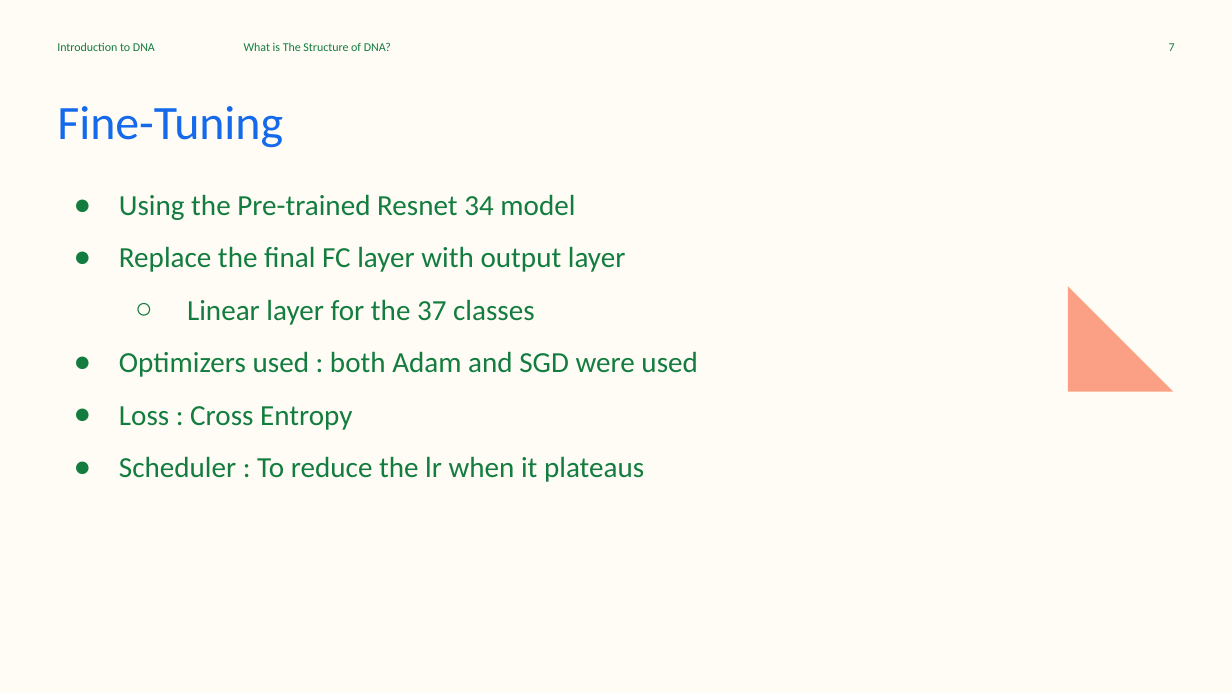
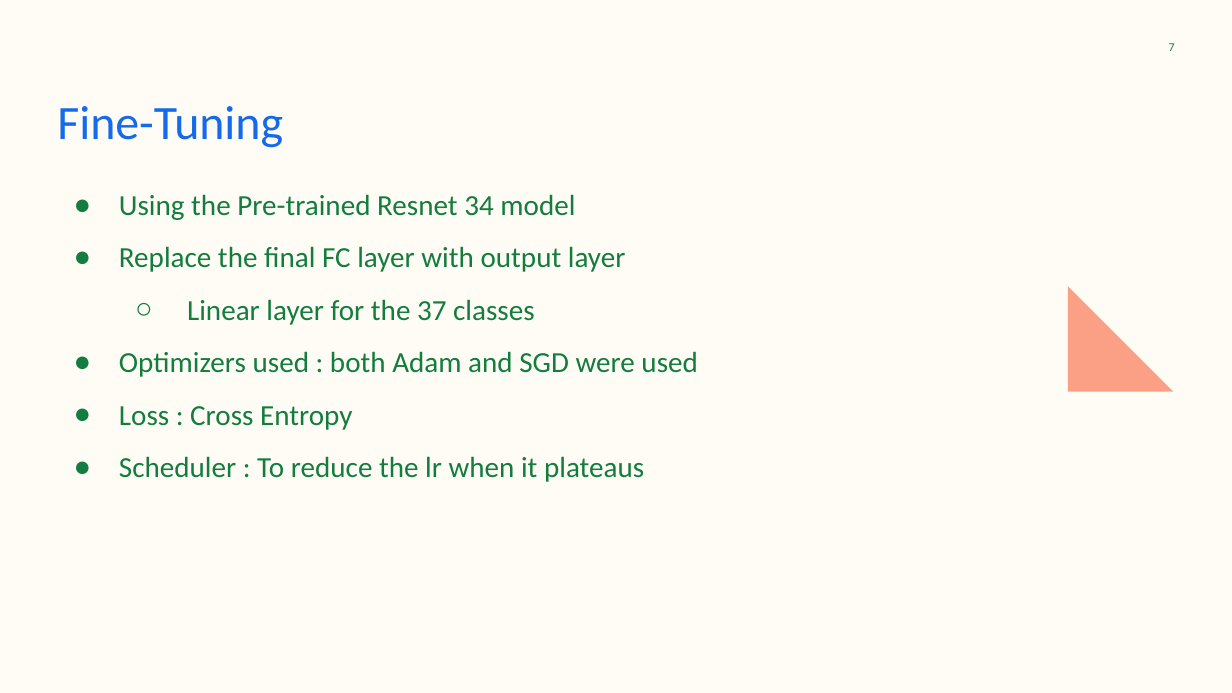
Before and after one commit to AmrRagab0/Pet-MultiClassification, a slide deck: slide 7 of Oxford Pet breed Multi classification.pptx. Drawn at 1232x693 pixels with LibreOffice and Linux fonts; fonts in the diff are those of the drawing. Boxes give left, top, right and bottom in pixels: in the first picture for what was removed or moved away, otherwise in the second. Text is boxed around its words. In the diff, an @@ line names an element or a change of style, - is before the commit and + after.

```diff
--- a/Oxford Pet breed Multi classification.pptx
+++ b/Oxford Pet breed Multi classification.pptx
@@ subtitle removed at bbox=[57, 42, 155, 51] @@
-Introduction to DNA
@@ subtitle removed at bbox=[244, 42, 391, 51] @@
-What is The Structure of DNA?
```
Also in this commit, not shown: 6 other slides changed, 2 slides added, 1 slide removed.
